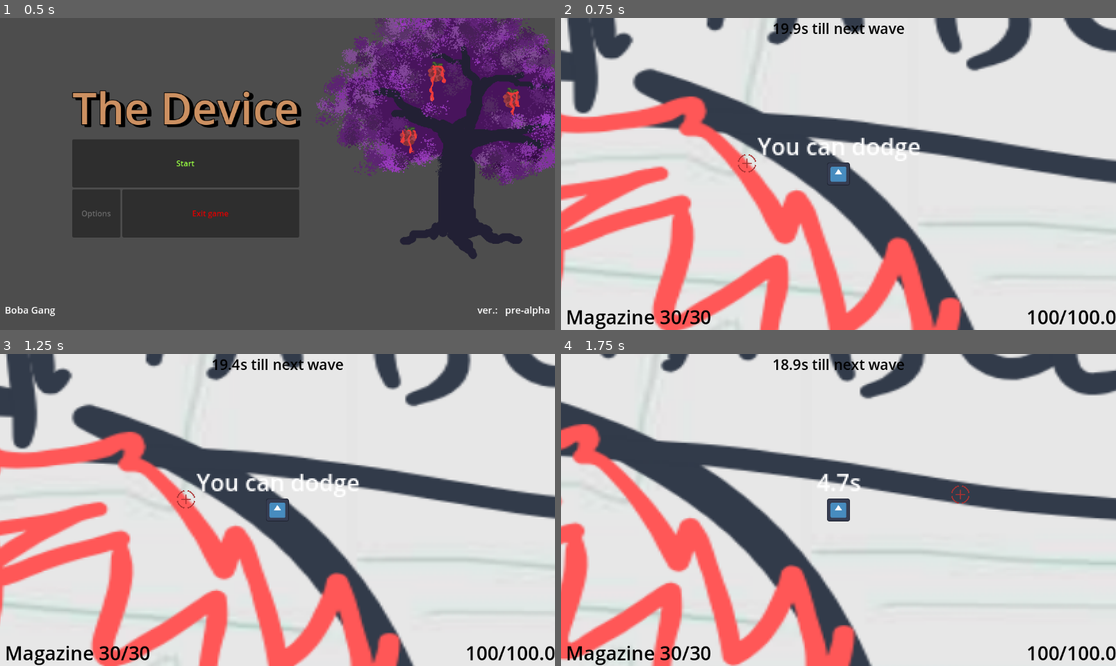
Above: before the commit, frames 1-4 (two rows, left to right).
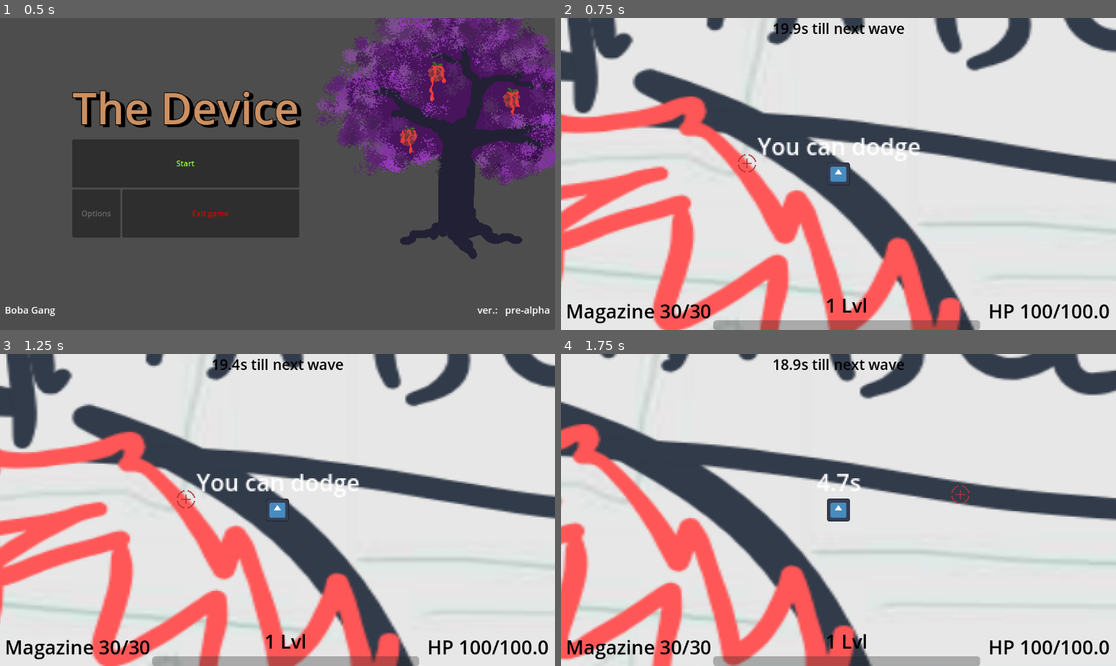
Above: after the commit, the same moments.

Repository: RoliGreiner/Anomaly-Zone-Game-Jam-2025
Game: Godot game, scene res://scenes/main_menu.tscn
The game is run twice, just before and just after one commit, with the same random seed, the same clock (stepped at 60 frames per second) and the same inputs. The engine's default icon, where the game draws it, is replaced by a stand-in: a white triangle on a blue panel in a dark square.
Inputs (mouse positions are in pixels of both pictures, inside the frame that each line leads up to):
- Up to frame 1 (0.5 s): no input
- Up to frame 2 (0.75 s): click "Start" at 0.5 s
- Up to frame 3 (1.25 s): no input
- Up to frame 4 (1.75 s): tap Enter at 1.25 s; move the mouse to (960, 494) at 1.27 s; hold D (right) from 1.28 s (still down); tap Space (dodge) at 1.35 s

Frame 1 is identical in both runs. In frame 2, 3.0% of the frame differs, in the area x 1-100%, y 89-100%; in frame 3, 3.0%; in frame 4, 3.0%.

Commit message:
Added level
Exp dropped by enemy if they die and player stats is changed on new level

Diff:
--- a/scenes/game.tscn
+++ b/scenes/game.tscn
@@ -140,16 +140,47 @@
 size_flags_vertical = 3
 
 [node name="Mag" type="Label" parent="CanvasLayer/HBoxContainer"]
+unique_name_in_owner = true
 layout_mode = 2
 size_flags_horizontal = 3
 theme_override_colors/font_color = Color(0, 0, 0, 1)
 theme_override_colors/font_outline_color = Color(1, 1, 1, 1)
 theme_override_font_sizes/font_size = 40
+horizontal_alignment = 1
+vertical_alignment = 1
 
-[node name="Healt" type="Label" parent="CanvasLayer/HBoxContainer"]
+[node name="VBoxContainer" type="VBoxContainer" parent="CanvasLayer/HBoxContainer"]
 layout_mode = 2
+size_flags_horizontal = 3
+size_flags_stretch_ratio = 2.0
+
+[node name="Level" type="Label" parent="CanvasLayer/HBoxContainer/VBoxContainer"]
+unique_name_in_owner = true
+layout_mode = 2
+size_flags_horizontal = 3
+size_flags_vertical = 2
 theme_override_colors/font_color = Color(0, 0, 0, 1)
 theme_override_colors/font_outline_color = Color(1, 1, 1, 1)
 theme_override_font_sizes/font_size = 40
+horizontal_alignment = 1
+vertical_alignment = 1
+
+[node name="ProgressBar" type="ProgressBar" parent="CanvasLayer/HBoxContainer/VBoxContainer"]
+unique_name_in_owner = true
+custom_minimum_size = Vector2(0, 20)
+layout_mode = 2
+size_flags_vertical = 10
+max_value = 1.0
+show_percentage = false
+
+[node name="Healt" type="Label" parent="CanvasLayer/HBoxContainer"]
+unique_name_in_owner = true
+layout_mode = 2
+size_flags_horizontal = 3
+theme_override_colors/font_color = Color(0, 0, 0, 1)
+theme_override_colors/font_outline_color = Color(1, 1, 1, 1)
+theme_override_font_sizes/font_size = 40
+horizontal_alignment = 1
+vertical_alignment = 1
 
 [connection signal="timeout" from="EnemySpawnerCooldown" to="." method="_on_enemy_spawner_cooldown_timeout"]
--- a/scripts/enemy.gd
+++ b/scripts/enemy.gd
@@ -49,7 +49,8 @@
 	health -= amount
 	healt_bar.value = health
 	if health <= 0:
-		died.emit()
+		var exp_drop: int = randi_range(5, max_health / 10)
+		died.emit(exp_drop)
 		queue_free()
 
 func _on_area_2d_body_entered(body: Node2D) -> void:
--- a/scripts/enemy_manager.gd
+++ b/scripts/enemy_manager.gd
@@ -7,7 +7,8 @@
 var rnd_position: Vector2
 var enemies_alive: Array[Enemy]
 
-signal attack_player(damage: int)
+signal attack_player(damage: float)
+signal enemy_killed(exp: int)
 
 func PlayerIsAttacked(damage: float):
 	attack_player.emit(damage)
@@ -45,10 +46,11 @@
 	var delta = closest_point - spawn_point
 	return delta.is_zero_approx()
 
-func EnemyDied() -> void:
+func EnemyDied(exp: int) -> void:
 	for i in range(enemies_alive.size()):
 		if not is_instance_valid(enemies_alive[i]):
 			enemies_alive.remove_at(i)
 			break
+	enemy_killed.emit(exp)
 	print("Enemies alive")
 	print(enemies_alive)
--- a/scripts/game.gd
+++ b/scripts/game.gd
@@ -12,17 +12,17 @@
 
 	player = load(player_scene).instantiate()
 	player.shooting.connect(PlayerShooting)
-	player.damaged.connect(UpdateHealt)
+	player.stats_update.connect(UpdateStats)
 	Global.player_position = player.position
 	add_child(player)
 
 func _process(delta: float) -> void:
 	%Label.text = "%.1fs till next wave" % $EnemySpawnerCooldown.time_left
-	UpdateMag()
-	UpdateHealt()
+	UpdateStats()
 
 func _ready() -> void:
 	enemy_manager.attack_player.connect(AttackPlayer)
+	enemy_manager.enemy_killed.connect(EnemyKilled)
 
 func AttackPlayer(damage: int) -> void:
 	player.reduce_health(damage)
@@ -32,7 +32,7 @@
 	SpawnEnemies()
 
 func SpawnEnemies() -> void:
-	for i in range(randi_range(5, 20) * player.level):
+	for i in range(randi_range(5, 10) + player.level * randi_range(1, 5)):
 		var enemy: Enemy = load(enemy_types[0]).instantiate()
 		enemy_manager.SpawnEnemy(enemy, player.level)
 
@@ -45,8 +45,23 @@
 	bullet.look_at(target_position)
 	add_child(bullet)
 
+func EnemyKilled(exp: int) -> void:
+	player.GainExp(exp)
+
+func UpdateStats() -> void:
+	UpdateMag()
+	UpdateHealt()
+	UpdateLevel()
+	UpdateExp()
+
 func UpdateMag() -> void:
-	$CanvasLayer/HBoxContainer/Mag.text = " Magazine %d/%d" % [player.mag_size, player.bullet_left]
+	%Mag.text = " Magazine %d/%d" % [player.mag_size, player.bullet_left]
 
 func UpdateHealt() -> void:
-	$CanvasLayer/HBoxContainer/Healt.text = "%d/%.1f" % [player.max_health, player.healt]
+	%Healt.text = "HP %d/%.1f" % [player.max_health, player.healt]
+
+func UpdateLevel() -> void:
+	%Level.text = "%d Lvl" % player.level
+
+func UpdateExp() -> void:
+	%ProgressBar.value = player.exp / player.exp_to_next_level
--- a/scripts/player.gd
+++ b/scripts/player.gd
@@ -5,6 +5,8 @@
 @export var speed: int = 3500
 @export var max_health: float = 100.0
 @export var healt: float = 100.0
+@export var exp: int = 0
+@export var exp_to_next_level: float = 100
 @export var damage: float = 20.0
 @export var rpm: int = 600
 @export var mag_size: int = 30
@@ -22,7 +24,7 @@
 }
 
 signal shooting
-signal damaged
+signal stats_update
 
 func _init() -> void:
 	bullet_left = mag_size
@@ -88,7 +90,7 @@
 
 func reduce_health(amount: int) -> void:
 	healt -= amount
-	damaged.emit()
+	stats_update.emit()
 	print("Player is damaged with: %.2f" % amount)
 	print("Currant health: %.2f" % healt)
 	if healt <= 0:
@@ -108,3 +110,20 @@
 func Reloading() -> void:
 	is_reloading = true
 	$Reloading.start()
+
+func GainExp(amount: int) -> void:
+	exp += amount
+	if exp >= exp_to_next_level:
+		NewLevel()
+	stats_update.emit()
+
+func NewLevel() -> void:
+	print("Next level")
+	level += 1
+	exp -= exp_to_next_level
+	exp_to_next_level *= 1.2
+
+	damage += randi_range(10, 20)
+	speed += 50
+	max_health += randi_range(10, 30)
+	healt = max_health
